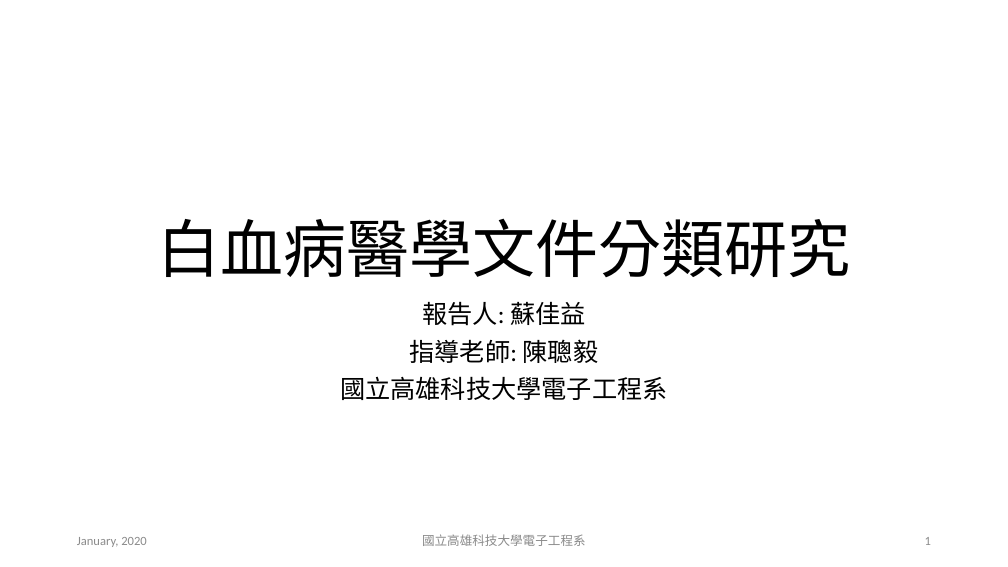
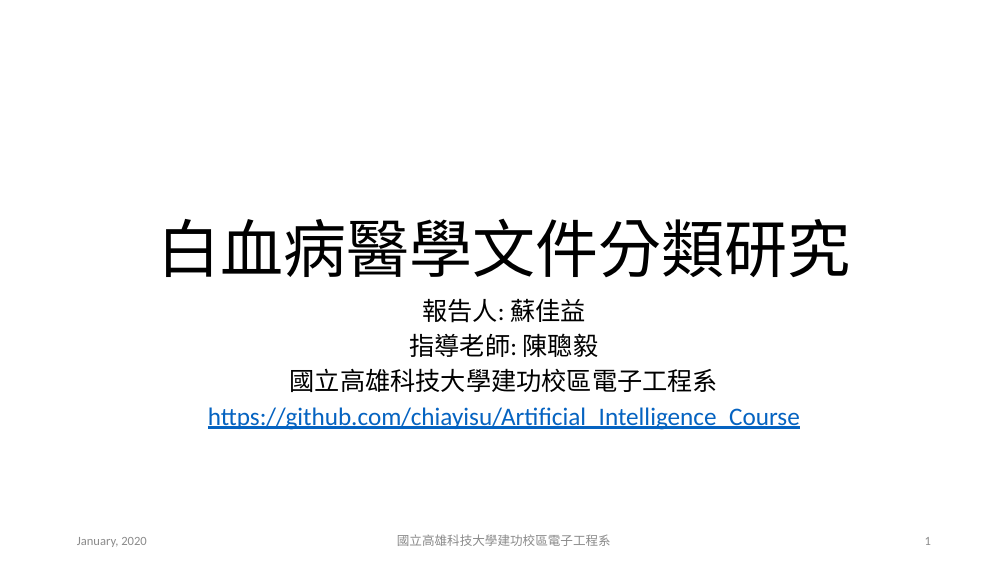
Before and after one commit to chiayisu/Artificial_Intelligence_Course, a slide deck: slide 1 of Slides/PPT/白血病醫學文件分類.pptx. Drawn at 1008x567 pixels with LibreOffice and Linux fonts; fonts in the diff are those of the drawing. Boxes give left, top, right and bottom in pixels: in the first picture for what was removed or moved away, otherwise in the second. Text is boxed around its words. In the diff, an @@ line names an element or a change of style, - is before the commit and + after.

Commit message:
Revise Slides

```diff
--- a/Slides/PPT/白血病醫學文件分類.pptx
+++ b/Slides/PPT/白血病醫學文件分類.pptx
@@ subtitle at (410, 298, 599, 357): line spacing 0.9 to 0.8 @@
@@ subtitle at (208, 368, 800, 430): text changed; text colour #000000 to #0563C1 @@
-國立高雄科技大學電子工程系
+國立高雄科技大學建功校區電子工程系
+https://github.com/chiayisu/Artificial_Intelligence_Course
@@ text at (397, 534, 611, 546): text changed @@
-國立高雄科技大學電子工程系
+國立高雄科技大學建功校區電子工程系
```
Also in this commit, not shown: 42 other slides changed, 4 other files.
